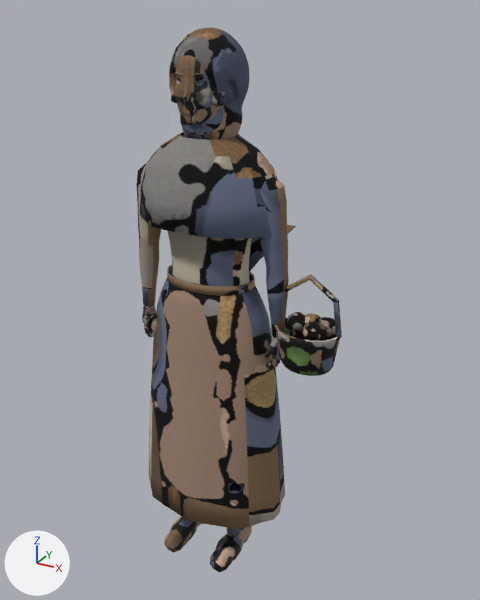
Two versions of the Blender file models/src/npc-herbalist.blend, one commit apart.
Rendered twice from a camera (50 mm lens) standing at (1.052, -1.708, 1.87) and looking at (0.083, 0.052, 0.99). Lighting does not change. The marker at lower left points along +X, +Y and +Z. The older version comes first.

Script lines for the objects in view, before the commit:
```python
me_herbalist_mesh = bpy.data.meshes.new('herbalist_Mesh')
me_herbalist_mesh.from_pydata(...)  # 11940 vertices, 14944 faces; spans x -0.27..0.46, y -0.19..0.22, z 0.0..1.82
me_herbalist_mesh.polygons.foreach_set('use_smooth', [True] * 14944)
# faces by material slot: [8003, 1887, 3400, 192, 816, 388, 160, 98]
me_herbalist_mesh.materials.append(mat_herbalist_skin)
me_herbalist_mesh.materials.append(mat_herbalist_hair)
me_herbalist_mesh.materials.append(mat_herbalist_cloth)
me_herbalist_mesh.materials.append(mat_herbalist_eye)
me_herbalist_mesh.materials.append(mat_herbalist_leather)
me_herbalist_mesh.materials.append(mat_herbalist_wood)
me_herbalist_mesh.materials.append(mat_herbalist_metal)
me_herbalist_mesh.materials.append(mat_herbalist_foam)
ob_npc_herbalist = bpy.data.objects.new('NPC_Herbalist', me_herbalist_mesh)
ob_npc_herbalist.location = (0.0, 0.0, 0.0)
```
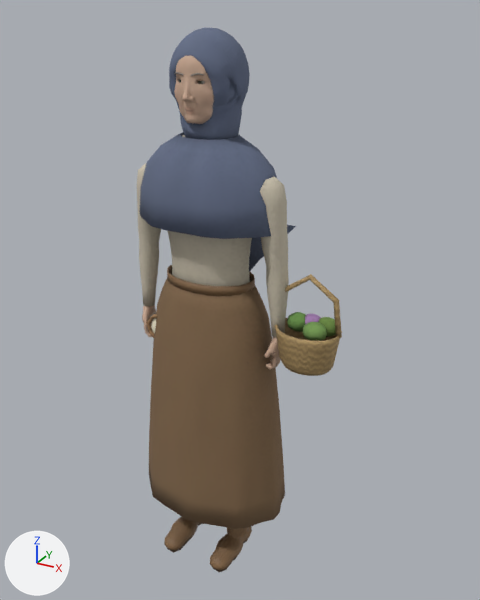
The change, as a list of edits to the scene's bpy script:
```text
Change me_herbalist_mesh:
    used by ob_npc_herbalist; location = (0.0, 0.0, 0.0)
    remove me_herbalist_mesh.from_pydata(...)  # 11940 vertices, 14944 faces; spans x -0.27..0.46, y -0.19..0.22, z 0.0..1.82
    add me_herbalist_mesh.from_pydata(...)  # 9804 vertices, 15678 faces; spans x -0.27..0.46, y -0.19..0.22, z 0.0..1.82
    me_herbalist_mesh part 1: 959 vertices moved from x -0.27..0.27, y -0.11..0.14, z 0.81..1.81 to x -0.27..0.27, y -0.11..0.15, z 0.81..1.81; 3302 vertices removed from x -0.27..0.27, y -0.11..0.15, z 0.8..1.82; 1106 vertices added at x -0.27..0.27, y -0.12..0.15, z 0.87..1.82
    me_herbalist_mesh part 2: 4944 kept faces spanning x -0.27..0.46, y -0.19..0.22, z 0.0..1.81 get new texture (UV) coordinates
    other edits to the shape of me_herbalist_mesh do not show in these pictures
```

Pixel boxes (x1, y1, x2, y2) of what changed, in the pictures (480 x 600 px):
'NPC_Herbalist', reshaped: before (136, 27, 342, 572); after (137, 28, 342, 572)
part 1 of me_herbalist_mesh, cut back: before (136, 27, 289, 369); after (137, 28, 289, 368)
part 2 of me_herbalist_mesh, surface changed: (139, 51, 342, 572) in both
